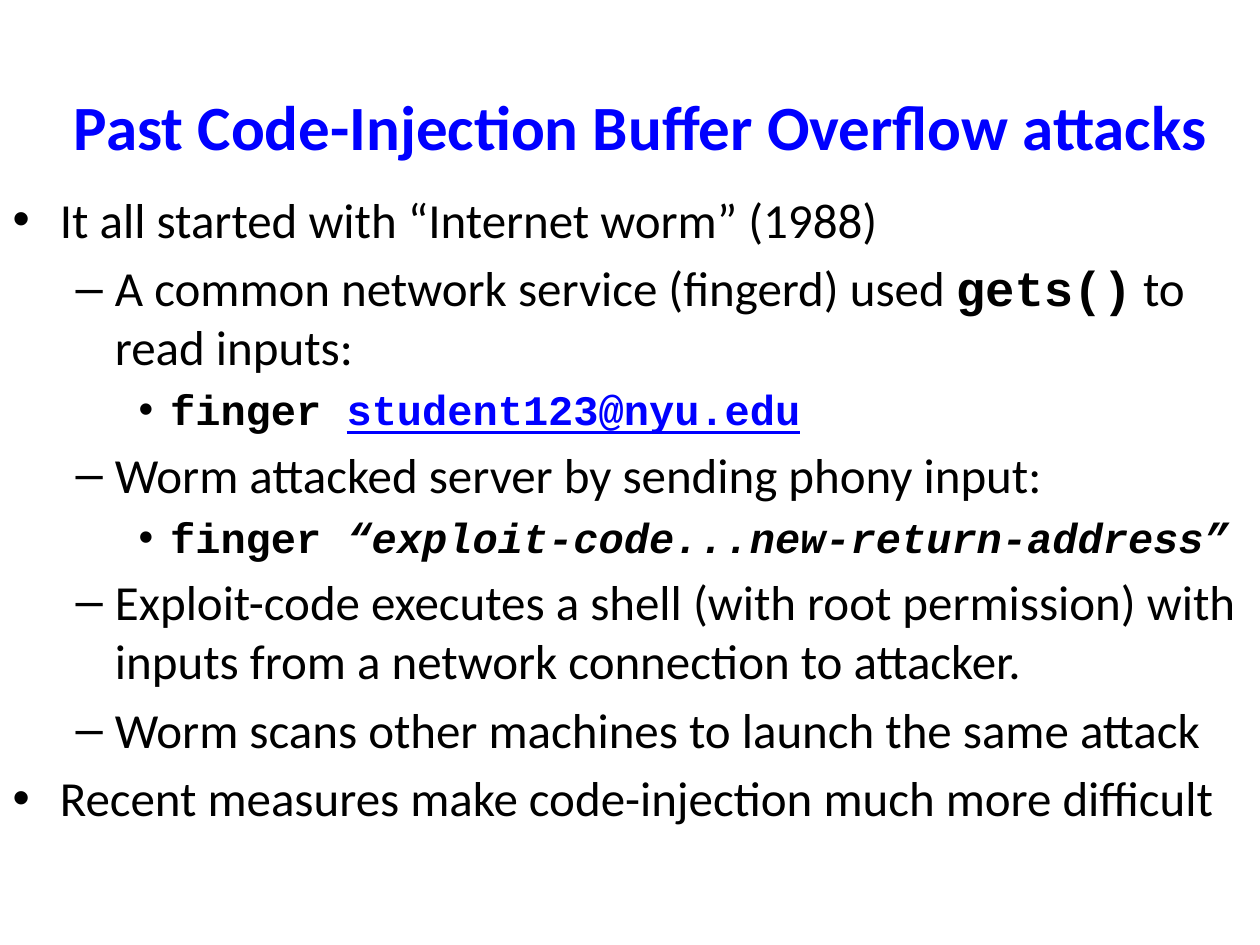
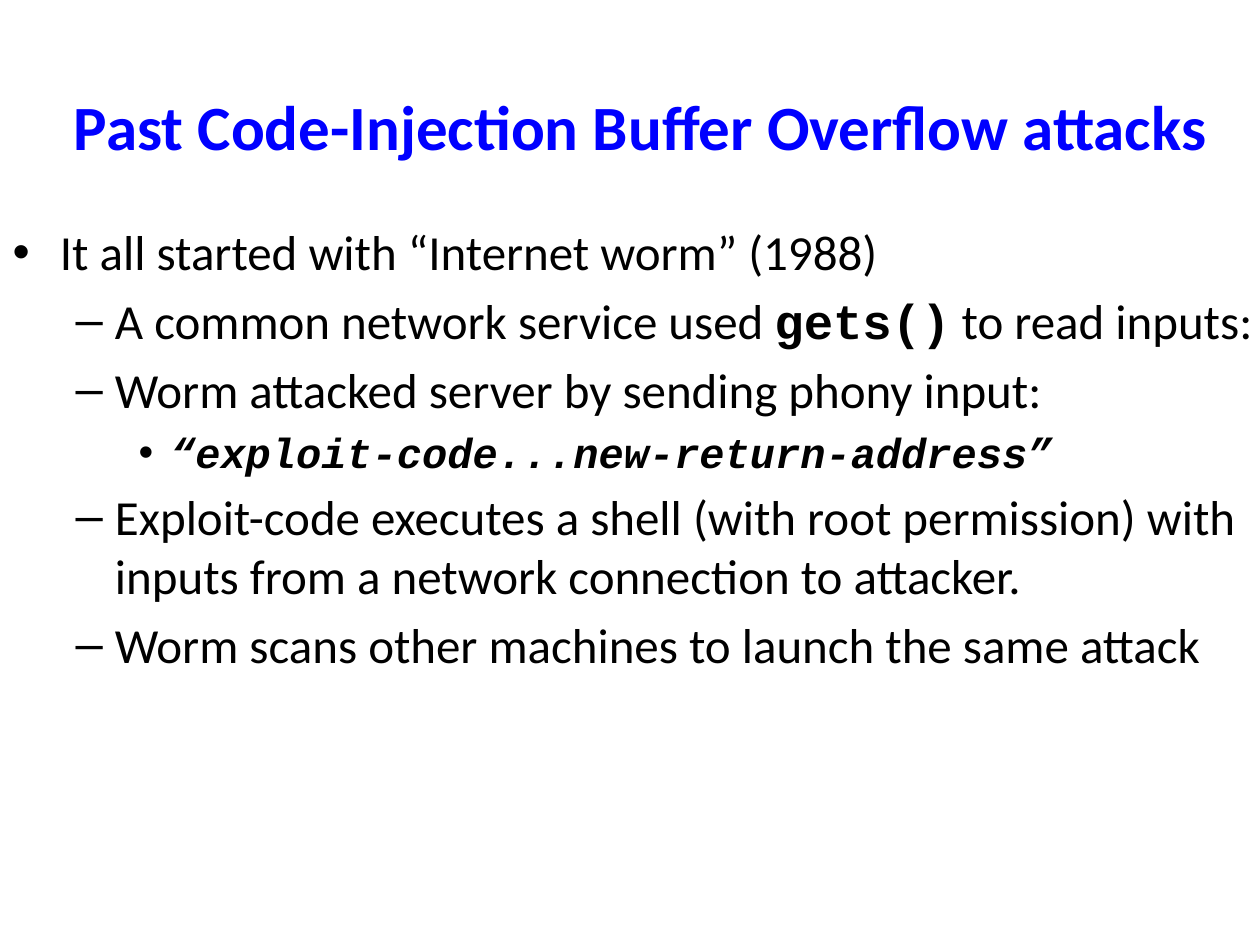
Before and after one commit to NYU-CSO/nyu-cso.github.io, a slide deck: slide 27 of notes/11-machine-layout-overflow.pptx (slide 26 before the commit). Drawn at 1260x945 pixels with LibreOffice and Linux fonts; fonts in the diff are those of the drawing. Boxes give left, top, right and bottom in pixels: in the first picture for what was removed or moved away, otherwise in the second. Text is boxed around its words. In the diff, an @@ line names an element or a change of style, - is before the commit and + after.

```diff
--- a/notes/11-machine-layout-overflow.pptx
+++ b/notes/11-machine-layout-overflow.pptx
@@ text "It all started with “Internet ...": place and size @@
-text "It all started with “Internet ..." at <box>60,202,1235,825</box>
+text "It all started with “Internet ..." at <box>60,234,1252,664</box>
@@ text at <box>115,304,1252,350</box>: text changed @@
-  – A common network service (fingerd) used gets() to read inputs:
-    • finger student123@nyu.edu
+  – A common network service used gets() to read inputs:
@@ text at <box>170,437,1052,477</box>: text changed @@
-    • finger “exploit-code...new-return-address”
+    • “exploit-code...new-return-address”
@@ text at <box>60,782,1213,825</box>: paragraph removed @@
-• Recent measures make code-injection much more difficult
```
Also in this commit, not shown: 6 other slides changed, 1 slide added, 3 other files.
